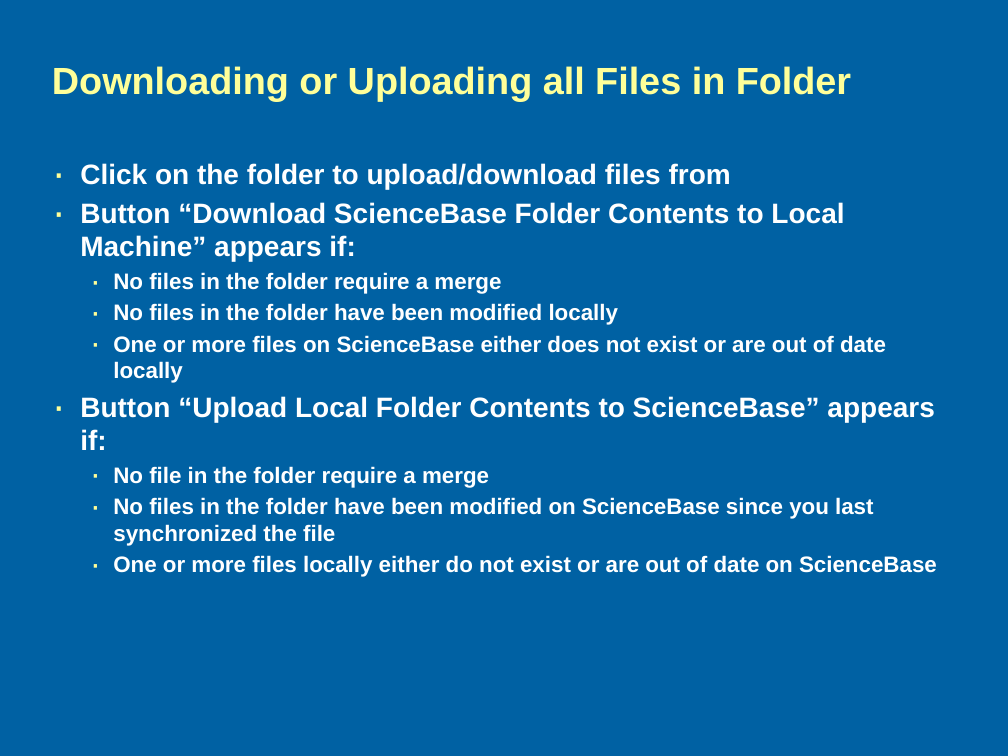
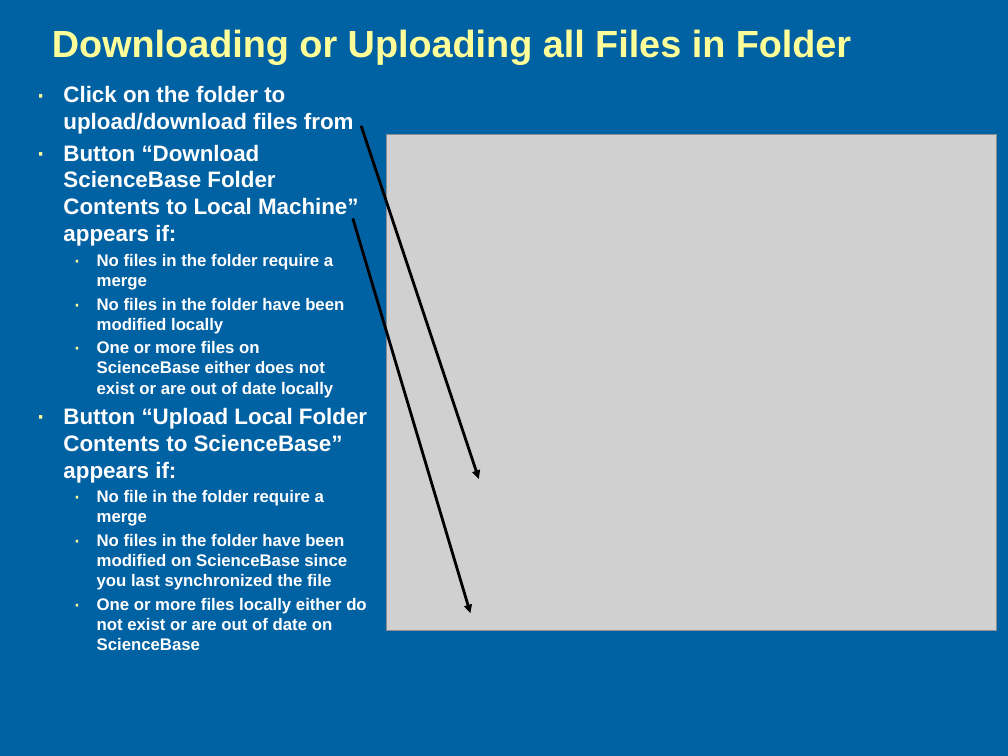
Before and after one commit to galengorski/CAWSC_WaterUse, a slide deck: slide 11 of etc/sciencebase/SBSync_Demo.pptx (slide 10 before the commit). Drawn at 1008x756 pixels with LibreOffice and Linux fonts; fonts in the diff are those of the drawing; grey boxes stand for pictures; background and template pictures are left out. Boxes give left, top, right and bottom in pixels: in the first picture for what was removed or moved away, otherwise in the second. Text is boxed around its words. In the diff, an @@ line names an element or a change of style, - is before the commit and + after.

Commit message:
Screenshots added

```diff
--- a/etc/sciencebase/SBSync_Demo.pptx
+++ b/etc/sciencebase/SBSync_Demo.pptx
@@ title "Downloading or Uploading all Files ...": place and size @@
-title "Downloading or Uploading all Files ..." at (52,66,851,102)
+title "Downloading or Uploading all Files ..." at (52,29,851,64)
@@ text "Click on the folder to ...": place and size @@
-text "Click on the folder to ..." at (80,163,937,577)
+text "Click on the folder to ..." at (63,85,367,650)
@@ text "Click on the folder to ..." at (63,85,367,650): size 20 to 16 pt in "Click on the folder to upload/download files ...", "Button “Download ScienceBase Folder Contents to Local ...", "Button “Upload Local Folder Contents to ScienceBase” ..."; size 16 to 12 pt in "No files in the folder require a ...", "No files in the folder have been ...", "One or more files on ScienceBase either ...", "No file in the folder require a ..." and 2 more places @@
@@ arrow added from (361, 126) to (479, 479), #000000 2 pt @@
@@ picture added at (386,134,997,630) @@
@@ arrow added from (353, 219) to (471, 613), #000000 2 pt @@
```
Also in this commit, not shown: 7 other slides changed, 1 slide added.
